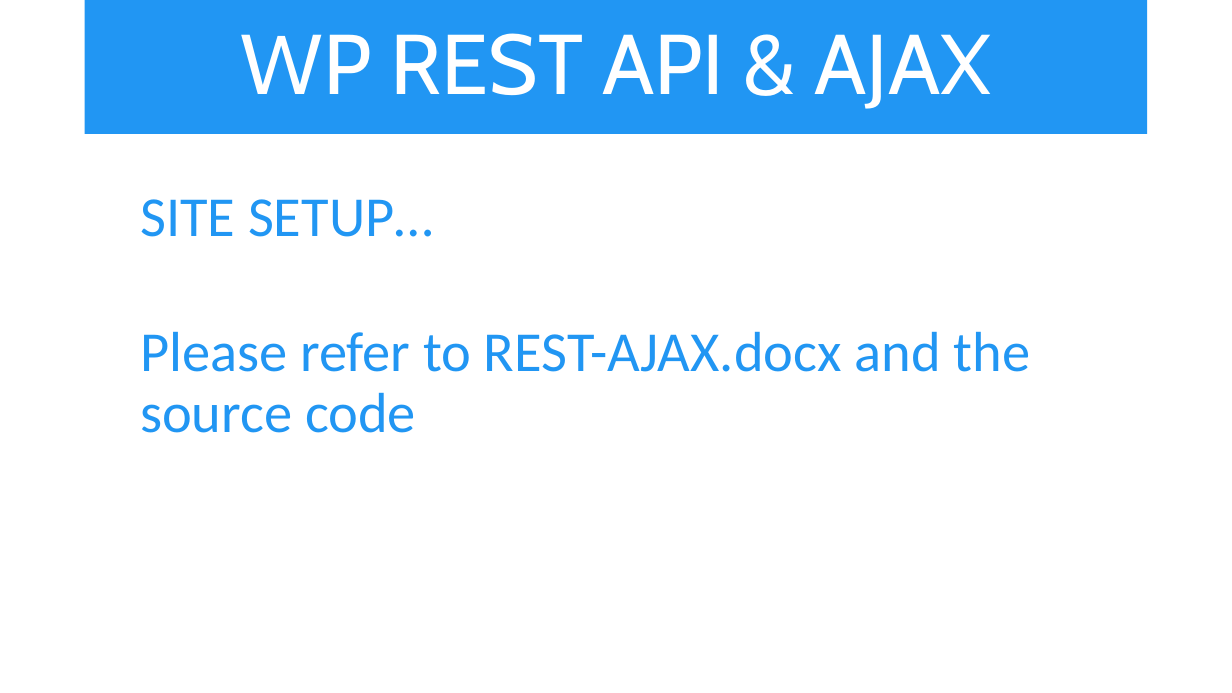
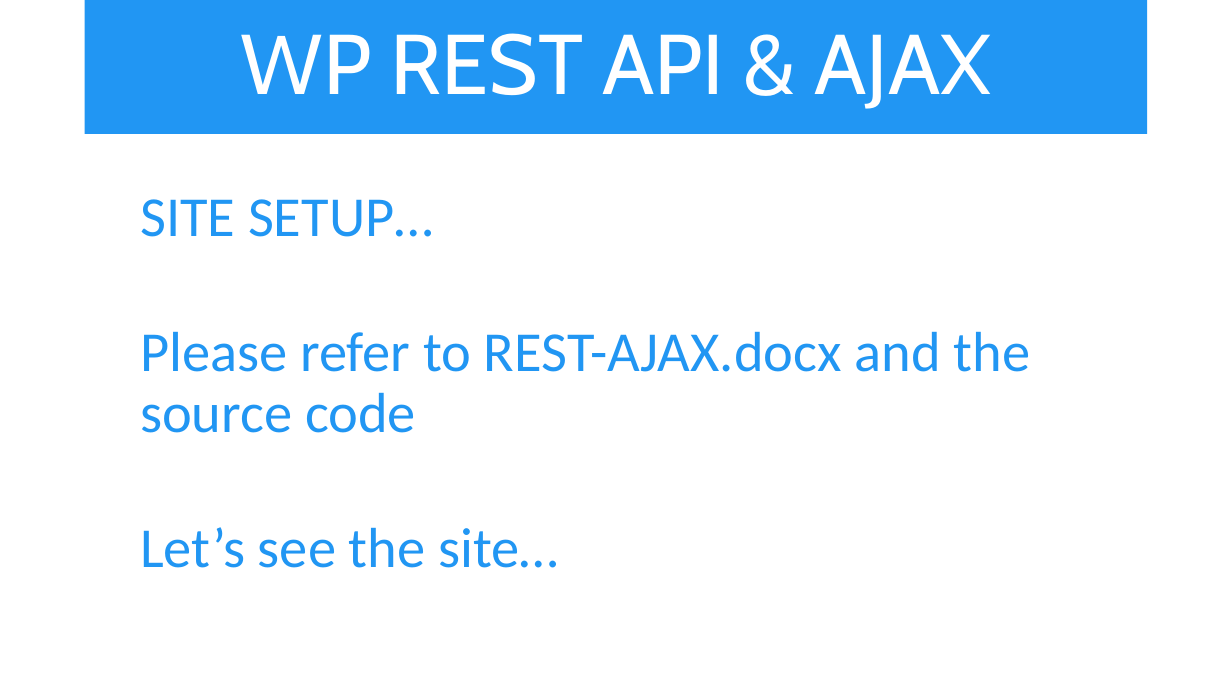
Before and after one commit to iwswordpress/rest, a slide deck: slide 13 of rest-api-workshop.pptx (slide 12 before the commit). Drawn at 1232x693 pixels with LibreOffice and Linux fonts; fonts in the diff are those of the drawing. Boxes give left, top, right and bottom in pixels: in the first picture for what was removed or moved away, otherwise in the second. Text is boxed around its words. In the diff, an @@ line names an element or a change of style, - is before the commit and + after.

```diff
--- a/rest-api-workshop.pptx
+++ b/rest-api-workshop.pptx
@@ text at [140,527,558,568]: paragraph added @@
+  Let’s see the site…
```
Also in this commit, not shown: 9 other slides changed, 1 slide added, 5 other files.
